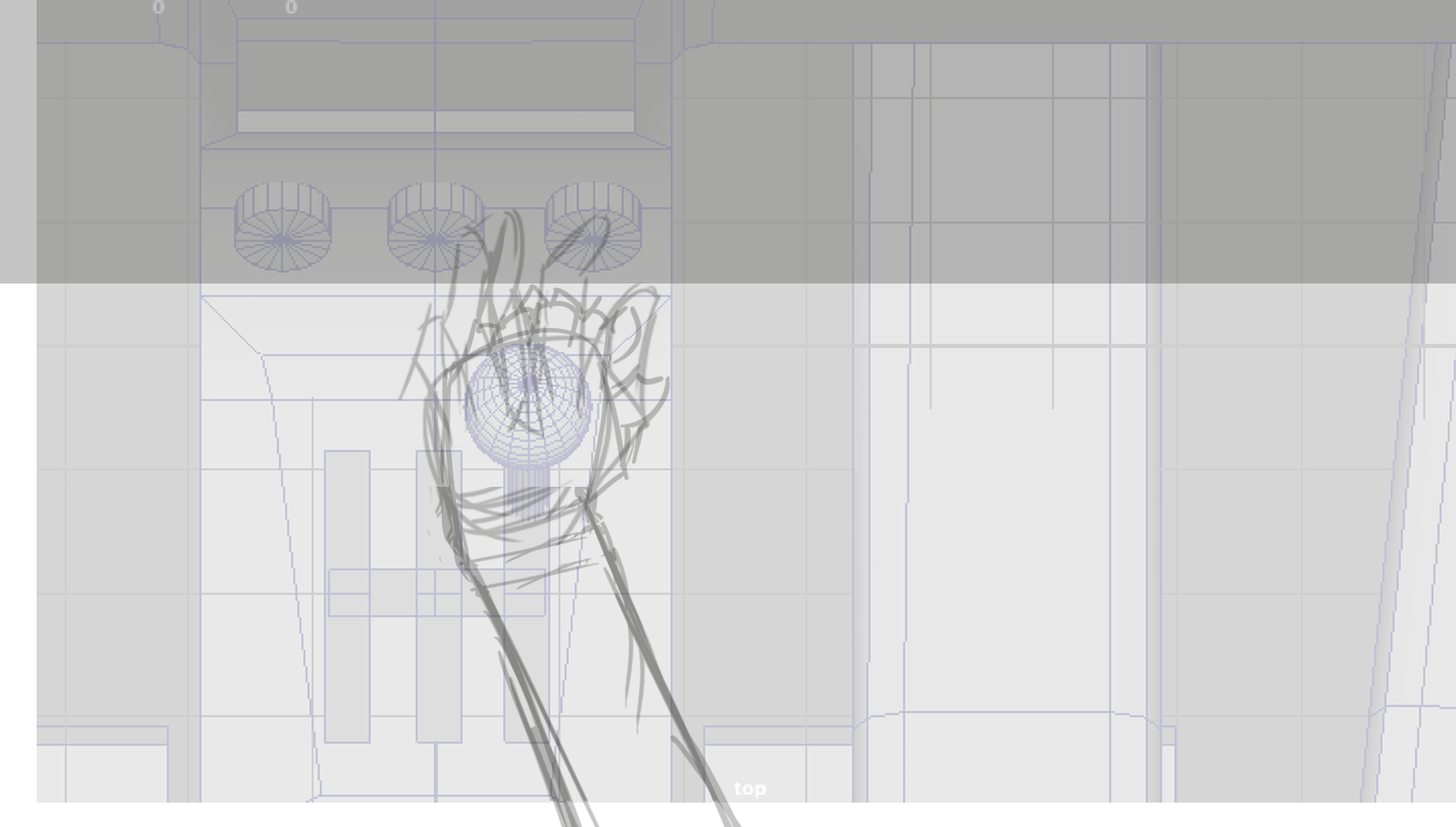
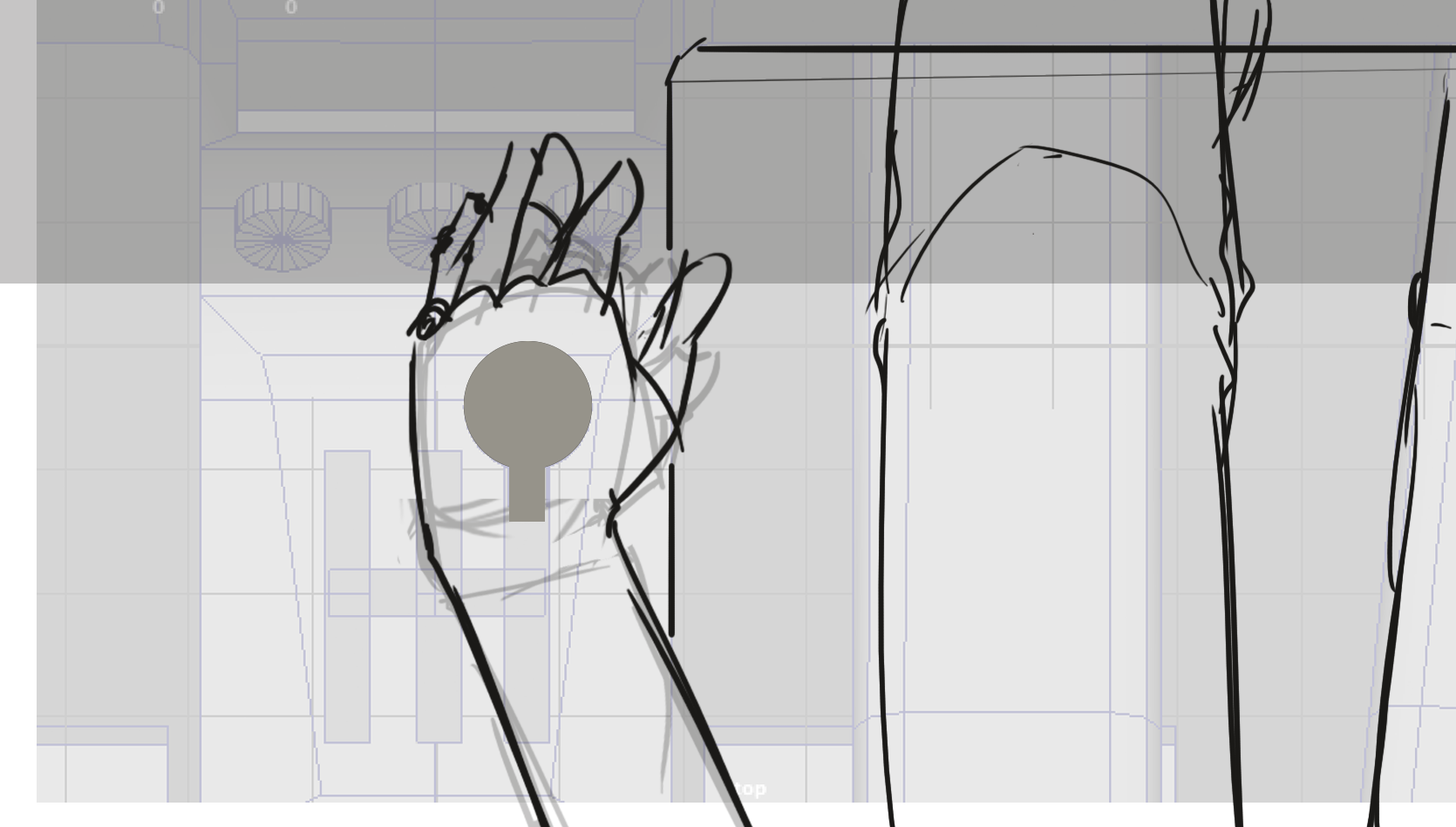
Layer changes from the first 1456 × 827 image to the second:
added layer "GEAR" above "bg" over <box>463,340,592,522</box>
added layer "bg" above "Layer 4" over <box>1365,70,1453,827</box>
added layer "Layer 4" above "Layer 3" over <box>663,0,1456,827</box>
painted on "Layer 3" over <box>404,131,754,827</box>
painted on "backward" over <box>396,227,748,827</box>
hid "forward", opacity 25% → 10%, painted on it over <box>396,120,747,827</box>
